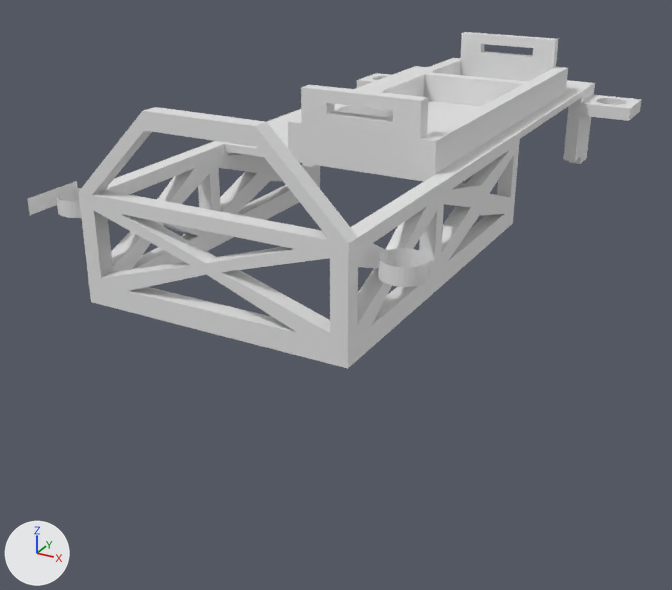
Two versions of the Blender file drone_body.blend, one commit apart.
The view is the same before and after, from a 50 mm camera at (2.76, -5.74, 2.12) aimed at (-0.5, 0.19, -0.84). Every picture has the same lights, and +X, +Y and +Z are marked at lower left.

Names of what the first picture shows: 'Drone Case Top'.
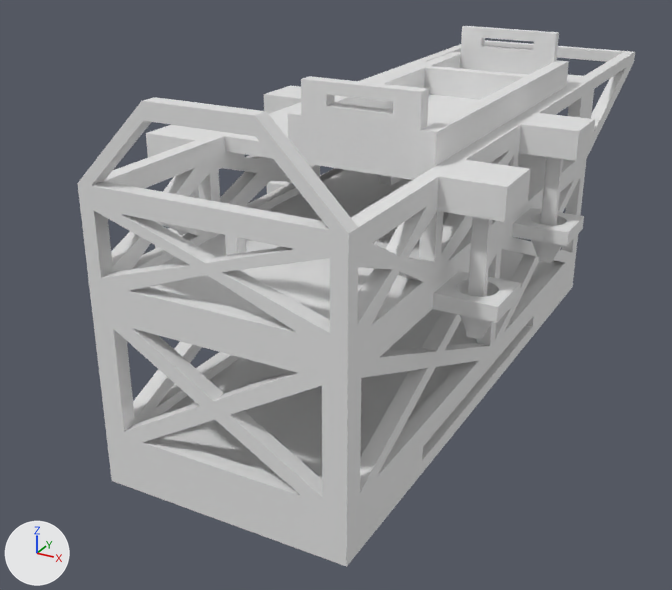
The change, as a diff of the scene's bpy script:
```diff
--- a/drone_body.blend.py
+++ b/drone_body.blend.py
@@ me_cube @@
 # used by ob_drone_case_top; location = (0.0, 0.1, 0.0); scale = (1.0, 2.12, 1.0)
-me_cube.from_pydata(...)  # 666 vertices, 553 faces, 4 loose edges; spans x -1.24..1.24, y -1.05..1.05, z -0.07..1.09
+me_cube.from_pydata(...)  # 739 vertices, 644 faces, 22 loose edges; spans x -1.24..1.24, y -1.05..1.75, z -0.07..1.14
+# me_cube part 1: the loose piece of 64 vertices spanning x -1.16..-0.91, y -1.01..-0.89, z 0.39..0.49 is deleted
+# me_cube part 2: the loose piece of 64 vertices spanning x 0.91..1.16, y -1.01..-0.89, z 0.39..0.49 is deleted
+# me_cube part 3: the loose piece of 4 vertices spanning x -1.24, y -1.05..-0.86, z 0.39..0.49 is deleted
+# me_cube part 4: the loose piece of 4 vertices spanning x 1.24, y -1.05..-0.86, z 0.39..0.49 is deleted
+# me_cube part 5: 70 vertices moved from x -0.84..0.84, y -1.05..1.05, z 0.58..1.09 to x -0.84..0.84, y -1.05..1.05, z 0.64..1.14; 180 vertices removed from x -1.24..1.24, y -1.05..1.05, z 0.3..1.01; 389 vertices added at x -1.24..1.24, y -0.55..1.75, z -0.07..1.06
@@ me_plane_012 @@
+me_plane_012.from_pydata(...)  # 85 vertices, 73 faces; spans x -0.2..0.2, y -0.2..0.2, z -1.472..-0.462
@@ ob_drone_case_bottom @@
 ob_drone_case_bottom.scale = (1.0, 2.12, 1.0)
-ob_drone_case_bottom.hide_set(True)
@@ ob_pin_clip_3 @@
+ob_pin_clip_3 = bpy.data.objects.new('Pin Clip 3', me_plane_012)
+ob_pin_clip_3.location = (-1.038, -0.86, 1.102)
@@ ob_pin_clip_2 @@
+ob_pin_clip_2 = bpy.data.objects.new('Pin Clip 2', me_plane_012.copy())
+ob_pin_clip_2.location = (1.038, 0.56, 1.102)
@@ ob_pin_clip_1 @@
+ob_pin_clip_1 = bpy.data.objects.new('Pin Clip 1', me_plane_012.copy())
+ob_pin_clip_1.location = (-1.038, 0.56, 1.102)
@@ ob_pin_clip_4 @@
+ob_pin_clip_4 = bpy.data.objects.new('Pin Clip 4', me_plane_012.copy())
+ob_pin_clip_4.location = (1.038, -0.86, 1.102)
```

Where the change shows, as pixel boxes [x1, y1, x2, y2] in the pictures (672 x 590 px; the box of a moved part takes in the faces that stretch with it):
'Drone Case Top', reshaped (9% narrower)
    before: [28, 32, 641, 369]
    after: [77, 26, 635, 369]
'Drone Case Bottom', shown
    after: [91, 153, 587, 567]
'Pin Clip 4', added
    after: [438, 160, 531, 340]
'Pin Clip 2', added
    after: [520, 113, 595, 263]
'Pin Clip 3', added
    after: [146, 125, 220, 198]
'Pin Clip 1', added
    after: [264, 85, 301, 109]
part 1 of me_cube, deleted
    before: [56, 188, 81, 218]
part 2 of me_cube, deleted
    before: [378, 248, 431, 287]
part 3 of me_cube, deleted
    before: [28, 181, 78, 215]
part 4 of me_cube, deleted
    before: [425, 252, 459, 300]
part 5 of me_cube, moved or reshaped
    before: [78, 32, 641, 316]
    after: [77, 26, 635, 262]
